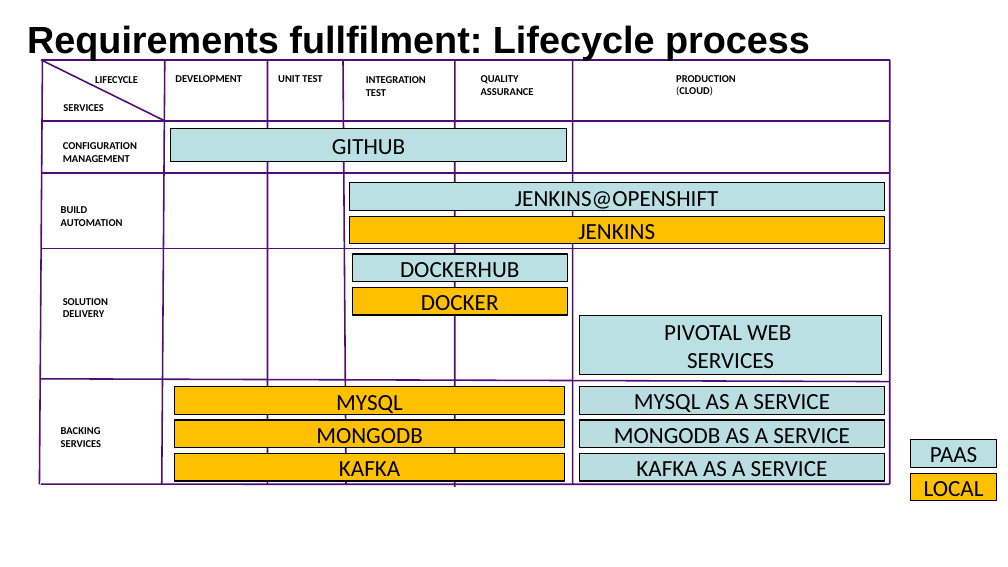
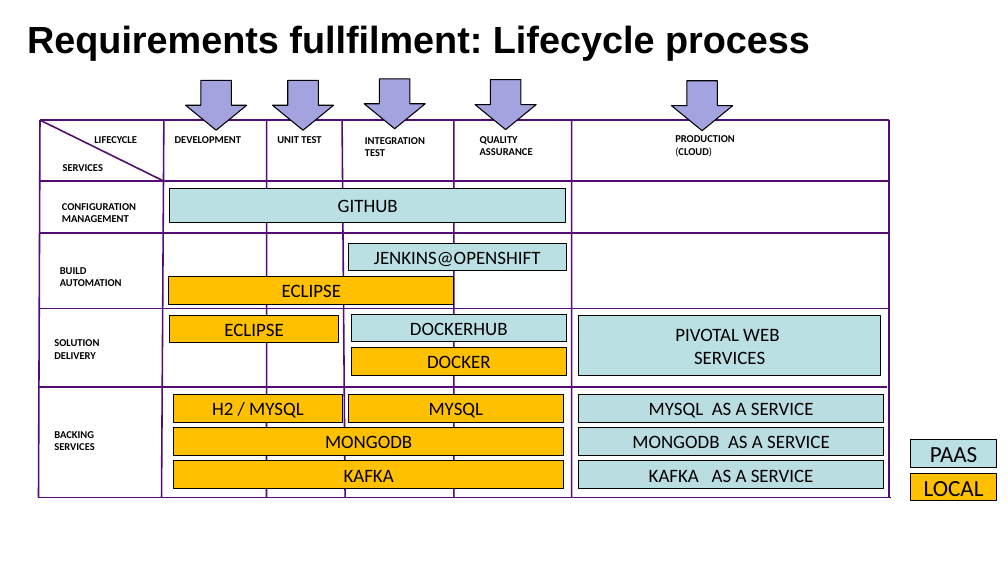
Before and after one commit to lbennardis/microS_code2016_DOCS, a slide deck: slide 16 of luigiBennardisMicroservices.pptx. Drawn at 1008x567 pixels with LibreOffice and Linux fonts; fonts in the diff are those of the drawing; background and template pictures are left out. Boxes give left, top, right and bottom in pixels: in the first picture for what was removed or moved away, otherwise in the second. Text is boxed around its words. In the diff, an @@ line names an element or a change of style, - is before the commit and + after.

```diff
--- a/luigiBennardisMicroservices.pptx
+++ b/luigiBennardisMicroservices.pptx
@@ down arrow added at (186, 80, 247, 130), fill #A3A3E0, outline #000000 2 pt @@
@@ down arrow added at (273, 80, 334, 130), fill #A3A3E0, outline #000000 2 pt @@
@@ down arrow added at (364, 79, 425, 129), fill #A3A3E0, outline #000000 2 pt @@
@@ down arrow added at (475, 80, 536, 130), fill #A3A3E0, outline #000000 2 pt @@
@@ down arrow added at (672, 81, 733, 131), fill #A3A3E0, outline #000000 2 pt @@
@@ line moved from (42, 60) - (39, 484) to (40, 120) - (39, 497) @@
@@ 9 texts, 5 lines, 3 rectangles: place and size @@
-9 texts, 5 lines, 3 rectangles at (41, 60, 890, 315)
+9 texts, 5 lines, 3 rectangles at (40, 120, 889, 375)
@@ line moved from (165, 60) - (162, 484) to (164, 120) - (161, 497) @@
@@ line moved from (268, 60) - (268, 484) to (266, 120) - (266, 497) @@
@@ line moved from (343, 60) - (346, 484) to (342, 120) - (345, 497) @@
@@ line moved from (455, 60) - (455, 487) to (454, 120) - (454, 497) @@
@@ line moved from (573, 60) - (573, 484) to (571, 120) - (571, 497) @@
@@ line moved from (890, 60) - (890, 484) to (889, 120) - (889, 497) @@
@@ rectangle removed at (349, 216, 884, 244) @@
-JENKINS
@@ size 44 to 36 pt in 11 elements at (579, 316, 881, 375), (579, 394, 884, 422), (579, 461, 884, 488), (174, 427, 564, 455), (174, 461, 564, 488), (579, 427, 884, 455), (351, 347, 567, 375), (351, 314, 567, 342), (170, 189, 565, 222), (348, 394, 564, 422), (348, 243, 567, 271) @@
@@ rectangle "JENKINS@OPENSHIFT": place and size @@
-rectangle "JENKINS@OPENSHIFT" at (349, 183, 884, 211)
+rectangle "JENKINS@OPENSHIFT" at (348, 243, 567, 271)
@@ rectangle added at (169, 276, 454, 304), fill #FFC000, outline #000000 2 pt, 36 pt, text #000000 @@
+ECLIPSE
@@ rectangle added at (170, 316, 338, 342), fill #FFC000, outline #000000 2 pt, 36 pt, text #000000 @@
+ECLIPSE
@@ text "SOLUTION": place and size @@
-text "SOLUTION" at (63, 298, 108, 317)
+text "SOLUTION" at (54, 339, 99, 359)
@@ 2 rectangles, 1 line: place and size @@
-2 rectangles, 1 line at (41, 379, 890, 481)
+2 rectangles, 1 line at (39, 387, 887, 488)
@@ rectangle added at (174, 394, 342, 422), fill #FFC000, outline #000000 2 pt, 36 pt, text #000000 @@
+H2 / MYSQL
@@ rectangle "MYSQL": place and size @@
-rectangle "MYSQL" at (175, 387, 564, 415)
+rectangle "MYSQL" at (348, 394, 564, 422)
@@ text "BACKING": place and size @@
-text "BACKING" at (61, 427, 101, 447)
+text "BACKING" at (54, 431, 94, 450)
@@ 3 rectangles: place and size @@
-3 rectangles at (175, 387, 884, 447)
+3 rectangles at (174, 394, 884, 455)
@@ line moved from (890, 484) - (41, 484) to (891, 497) - (39, 497) @@
```
Also in this commit, not shown: 7 other slides changed, 4 slides added, 1 slide removed.
